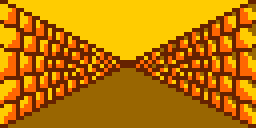
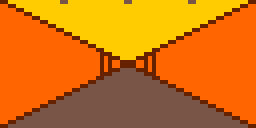
Revision of a layered 256 × 128 image; what changed, layer by layer:
hid "full walls" over [0, 0, 256, 128]
added layer "hall-5" above "wall-4" over [96, 0, 160, 128]
added layer "hall-0" above "guides #1" over [0, 0, 256, 128]
hid "guides #1", painted on it over [0, 0, 256, 128]
